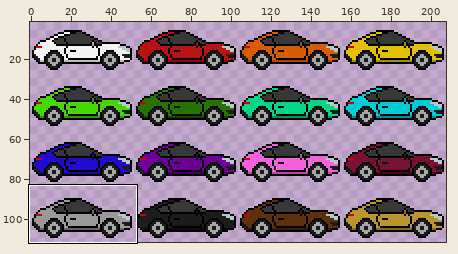
One commit to this sprite sheet: Assets/Art/Sprites/CarColors.png. Above: a wide view before the commit, with the close-up outlined.
Close-up. Before the commit:
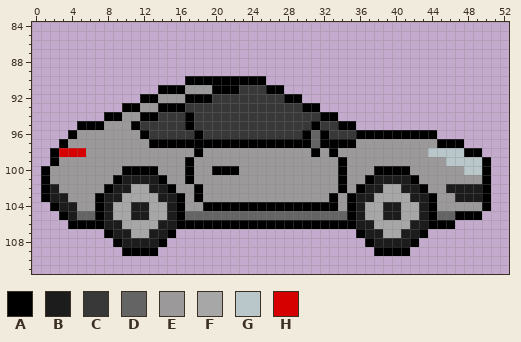
The file is 208x112 pixels. Colours within 5 levels of each other are drawn and written as one. Shown: x 0..52, y 84..111. The wide view leaves out empty margins. The commit also changed other parts of the picture, which this record leaves out.
Palette (. is transparent): A #000000  B #1c1c1c  C #383838  D #646464  E #9b9999  F #a7a7a7  G #b9c7cb  H #d70000
Pixels before, first column x 1:
 90 ................AAAAAAAAA.........................
 91 .............AAAEEEAAACCCAA.......................
 92 ...........AAEEEAAACCCCCCCCAA.....................
 93 .........AAEEAAACCCCCCCCCCCCCAA...................
 94 .......AAEEAACCCACCCCCCCCCCCCCCAA.................
 95 ....AAAEEEACCCCCACCCCCCCCCCCCCACCAA...............
 96 ...AEEEEEEEACCCCCACCCCCCCCCCCADACCCAAAAAAAAA......
 97 ..AEEEEEEEEEAAAAAAAAAAAAAAAAAADAAAAEEEEEEEEEAAA...
 98 .AHHHEEEEEEEEEEEEAEEEEEEEEEEEEAEAEEEEEEEEEEGGGGAA.
 99 .AEEEEEEEEEEEEEEAEEEEEEEEEEEEEEEEAEEEEEEEEEEEGGGGA
100 AEEEEEEEEAAAAEEEAEEAAAEEEEEEEEEEEAEEEAAAAEEEEEEGGA
101 AEEEEEEEABBBBAEEAEEEEEEEEEEEEEEEEAEEABBBBAEEEEEEEA
102 ABEEEEEABBFFBBAEEAEEEEEEEEEEEEEEEAEABBFFBBAEEBBBBA
103 ABBEEEABBFFFFBBAEAEEEEEEEEEEEEEEAEABBFFFFBBAEEBBBA
104 .ABBEEABFFBBFFBAEEAAAAAAAAAAAAAAAEABFFBBFFBAEEEEEA
105 ..ABDDABFFBBFFBADDDDDDDDDDDDDDDDDDABFFBBFFBADDAAA.
106 ...AAAABBFFFFBBAAAAAAAAAAAAAAAAAAAABBFFFFBBAAA....
107 .......ABBFFBBA....................ABBFFBBA.......
108 ........ABBBBA......................ABBBBA........
109 .........AAAA........................AAAA.........
After:
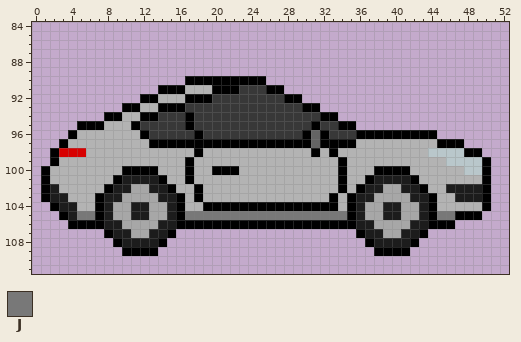
Colours new in this view: J #787878
Diff:
Colour E changes from #9b9999 to #b3b3b3.
The edit turns colour D into colour J in row 105 at x 5 to 6, 17 to 34 and 45 to 46.
